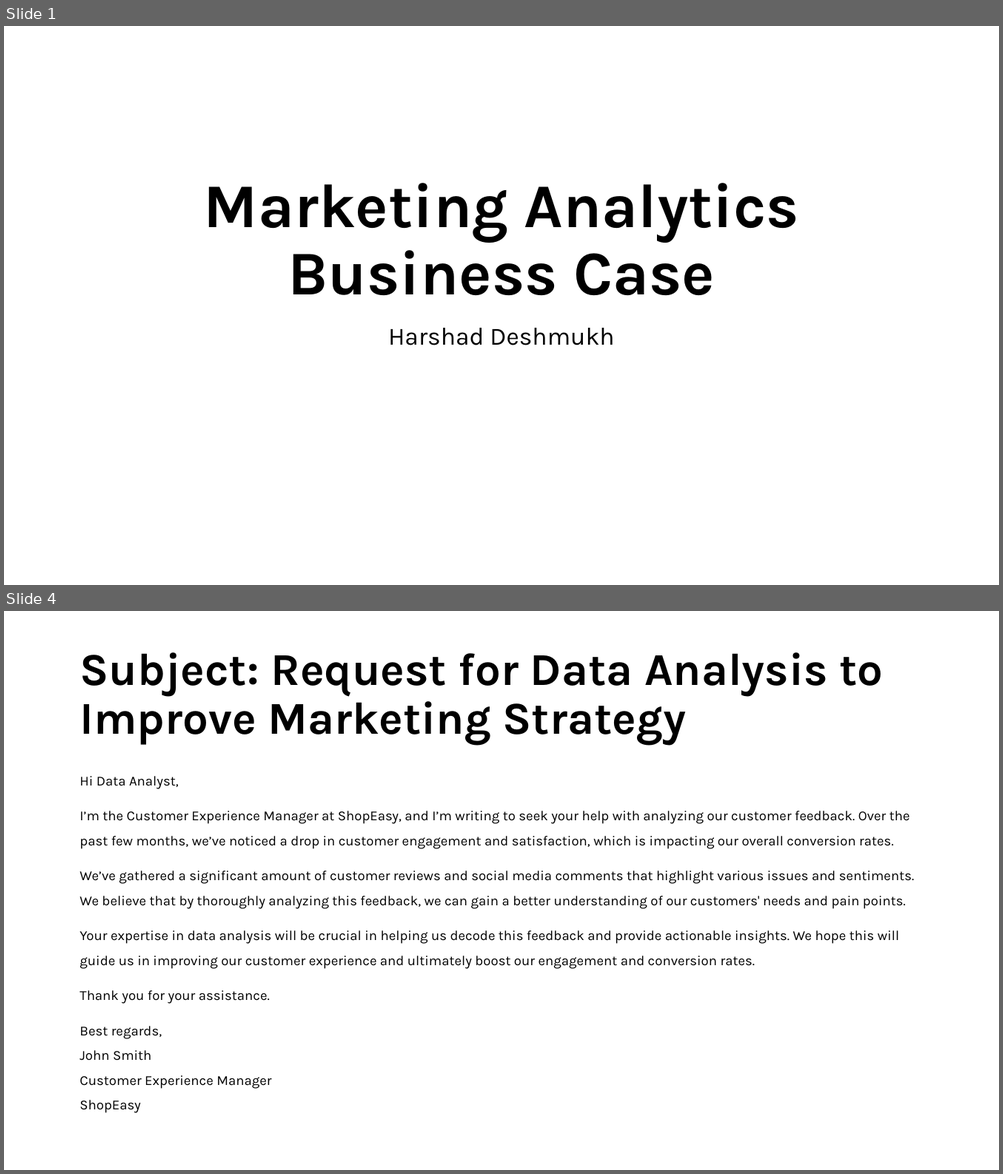
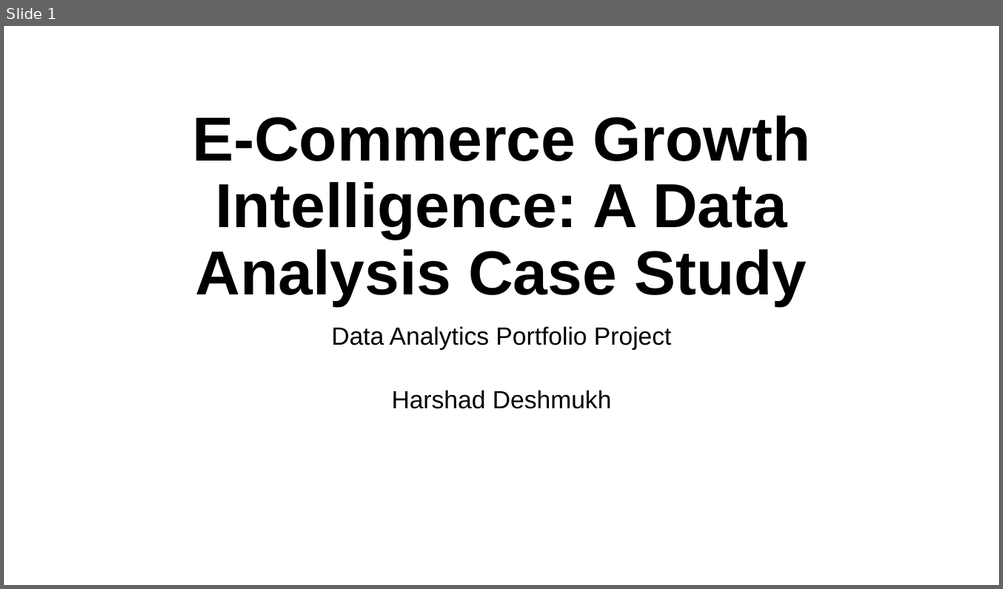
Before and after one commit to Engineer-Harshad/e-commerce-growth-intelligence-project, a slide deck: presentation/Business Problem.pptx. Shown one above the other, each under a label of ours: slides 1 and 4 before the commit, slide 1 after it; the slides between them are not shown. The pictures are 1003x1174 and 1003x589 pixels, drawn with LibreOffice and Linux fonts; fonts in the diff are those of the drawing. Boxes give left, top, right and bottom in pixels: in the first picture for what was removed or moved away, otherwise in the second. Text is boxed around its words. In the diff, an @@ line names an element or a change of style, - is before the commit and + after.

Commit message:
Updated project files

```diff
--- a/presentation/Business Problem.pptx
+++ b/presentation/Business Problem.pptx
@@ slide 4 removed at [4,611,999,1170], background #FFFFFF @@
@@ title removed at [79,652,882,745] @@
-Subject: Request for Data Analysis to Improve Marketing Strategy
@@ text removed at [79,776,913,1113] @@
-Hi Data Analyst,
-I’m the Customer Experience Manager at ShopEasy, and I’m writing to seek your help with analyzing our customer feedback. Over the past few months, we’ve noticed a drop in customer engagement and satisfaction, which is impacting our overall conversion rates.
-We’ve gathered a significant amount of customer reviews and social media comments that highlight various issues and sentiments. We believe that by thoroughly analyzing this feedback, we can gain a better understanding of our customers' needs and pain points.
-Your expertise in data analysis will be crucial in helping us decode this feedback and provide actionable insights. We hope this will guide us in improving our customer experience and ultimately boost our engagement and conversion rates.
-Thank you for your assistance.
-Best regards,
-John Smith
-Customer Experience Manager
-ShopEasy
@@ slide 1 changed as well @@
@@ title at [192,116,811,306]: text changed; font Karla to Arial @@
-Marketing Analytics Business Case
+E-Commerce Growth Intelligence: A Data Analysis Case Study
@@ subtitle at [331,326,671,350]: paragraph added @@
+Data Analytics Portfolio Project
@@ subtitle at [392,390,612,409]: font Karla to Arial in "Harshad Deshmukh" @@
```
Also in this commit, not shown: 3 other slides changed, 1 other slide removed, 10 other files.
